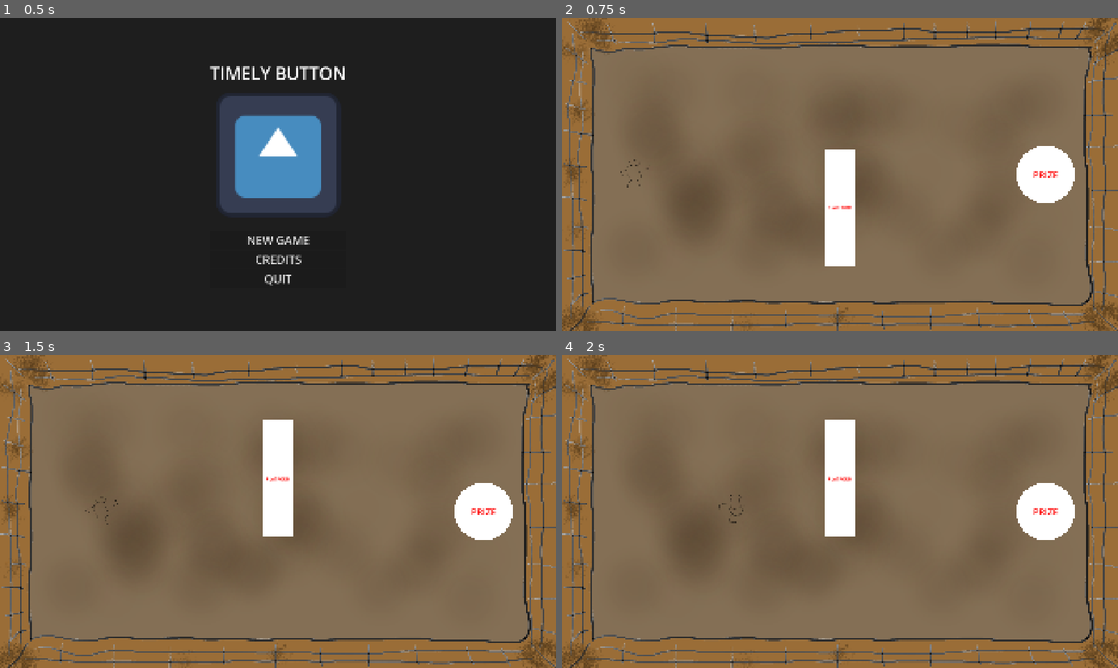
Above: before the commit, frames 1-4 (two rows, left to right).
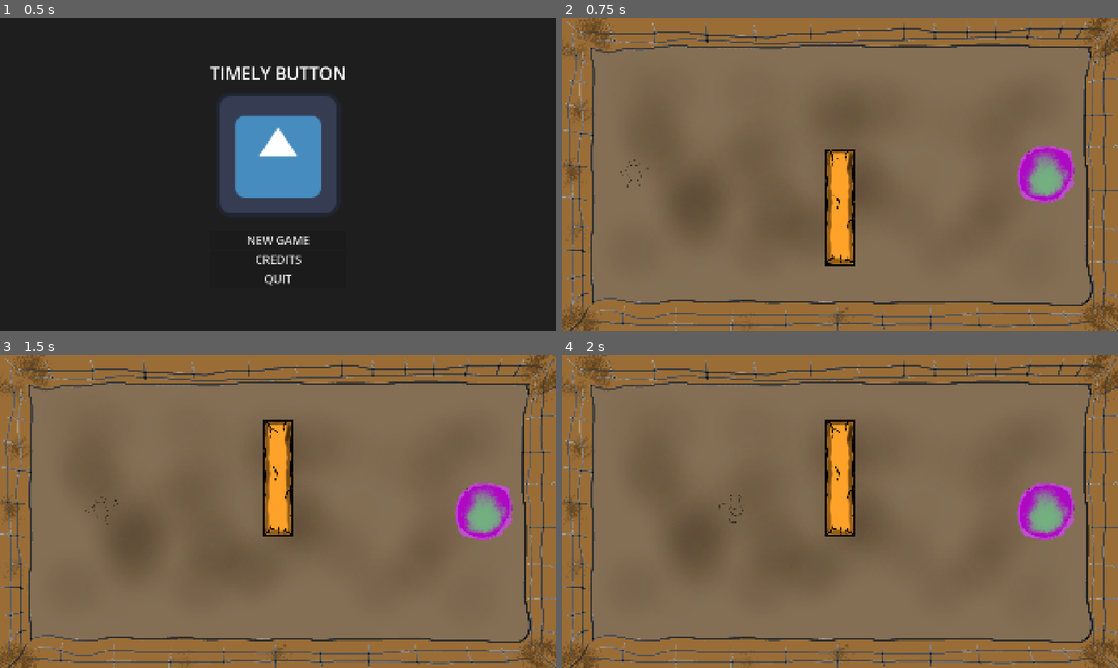
Above: after the commit, the same moments.

Repository: LucaFhorus/timely-cube-reloaded
Game: Godot game, scene res://scenes/menu.tscn
Same seed, same stepped clock (60 frames per second), same inputs: the game is played once before the commit and once after it. The engine's default icon, where the game draws it, is replaced by a stand-in: a white triangle on a blue panel in a dark square. Sound files missing from this copy of the repository are replaced by a short silence.
Inputs (mouse positions are in pixels of both pictures, inside the frame that each line leads up to):
- Up to frame 1 (0.5 s): no input
- Up to frame 2 (0.75 s): click "NEW GAME" at 0.5 s
- Up to frame 3 (1.5 s): move the mouse to (400, 495) at 1.27 s; hold D (MOVE_RIGHT) from 1.28 s (still down); hold E (STOP_TIME) from 1.28 s (still down)
- Up to frame 4 (2 s): keep holding D (MOVE_RIGHT); keep holding E (STOP_TIME)

Frame 1 is identical in both runs. In frame 2, 3.7% of the frame differs, in the area x 47-93%, y 40-80%; in frame 3, 3.7%; in frame 4, 3.7%.

Commit message:
digital painting update

Diff:
--- a/project.godot
+++ b/project.godot
@@ -36,6 +36,7 @@
 folder_colors={
 "res://art/": "green",
 "res://audio/": "yellow",
+"res://resources/": "orange",
 "res://scenes/": "red",
 "res://scripts/": "purple"
 }
--- /dev/null
+++ b/resources/project_theme.tres
@@ -0,0 +1,3 @@
+[gd_resource type="Theme" format=3 uid="uid://d1sc020r5owqr"]
+
+[resource]
--- a/scenes/platform.tscn
+++ b/scenes/platform.tscn
@@ -1,23 +1,18 @@
-[gd_scene load_steps=4 format=3 uid="uid://dlgitg3axnrek"]
+[gd_scene format=3 uid="uid://dlgitg3axnrek"]
 
 [ext_resource type="Script" uid="uid://b2qlm527dv2d6" path="res://scripts/platform.gd" id="1_ba0x2"]
-
-[sub_resource type="BoxMesh" id="BoxMesh_v4t87"]
-size = Vector3(100, 400, 1)
+[ext_resource type="Texture2D" uid="uid://lp2753foy1vm" path="res://art/platform_paint.png" id="2_nlgqw"]
 
 [sub_resource type="RectangleShape2D" id="RectangleShape2D_v4t87"]
 size = Vector2(100, 400)
 
-[node name="Platform" type="Area2D"]
+[node name="Platform" type="Area2D" unique_id=1420807471]
 script = ExtResource("1_ba0x2")
 
-[node name="MeshInstance2D" type="MeshInstance2D" parent="."]
-mesh = SubResource("BoxMesh_v4t87")
-
-[node name="CollisionShape2D" type="CollisionShape2D" parent="."]
+[node name="CollisionShape2D" type="CollisionShape2D" parent="." unique_id=1384297417]
 shape = SubResource("RectangleShape2D_v4t87")
 
-[node name="Label" type="Label" parent="."]
+[node name="Label" type="Label" parent="." unique_id=1497382764]
 anchors_preset = 8
 anchor_left = 0.5
 anchor_top = 0.5
@@ -34,3 +29,6 @@
 text = "PLATFORM"
 horizontal_alignment = 1
 vertical_alignment = 1
+
+[node name="Sprite2D" type="Sprite2D" parent="." unique_id=1724841248]
+texture = ExtResource("2_nlgqw")
--- a/scenes/prize.tscn
+++ b/scenes/prize.tscn
@@ -1,21 +1,32 @@
-[gd_scene load_steps=3 format=3 uid="uid://b61w1i0ygocav"]
+[gd_scene format=3 uid="uid://b61w1i0ygocav"]
+
+[ext_resource type="Texture2D" uid="uid://cdvfxsfhat12c" path="res://art/prize_paint.png" id="1_tcqfb"]
+[ext_resource type="Texture2D" uid="uid://b4tagnk4jyjrx" path="res://art/prize_paint_2.png" id="2_aqsxr"]
 
 [sub_resource type="CircleShape2D" id="CircleShape2D_xw4nr"]
 radius = 100.0
 
-[sub_resource type="SphereMesh" id="SphereMesh_xw4nr"]
-radius = 100.0
-height = 200.0
+[sub_resource type="SpriteFrames" id="SpriteFrames_8lf8u"]
+animations = [{
+"frames": [{
+"duration": 1.0,
+"texture": ExtResource("1_tcqfb")
+}, {
+"duration": 1.0,
+"texture": ExtResource("2_aqsxr")
+}],
+"loop": true,
+"name": &"default",
+"speed": 5.0
+}]
 
-[node name="Prize" type="Area2D"]
+[node name="Prize" type="Area2D" unique_id=322232997]
 
-[node name="CollisionShape2D" type="CollisionShape2D" parent="."]
+[node name="CollisionShape2D" type="CollisionShape2D" parent="." unique_id=1027338929]
 shape = SubResource("CircleShape2D_xw4nr")
 
-[node name="MeshInstance2D" type="MeshInstance2D" parent="."]
-mesh = SubResource("SphereMesh_xw4nr")
-
-[node name="Label" type="Label" parent="."]
+[node name="Label" type="Label" parent="." unique_id=401710105]
+visible = false
 anchors_preset = 8
 anchor_left = 0.5
 anchor_top = 0.5
@@ -30,3 +41,8 @@
 theme_override_colors/font_color = Color(1, 0, 0, 1)
 theme_override_font_sizes/font_size = 32
 text = "PRIZE"
+
+[node name="AnimatedSprite2D" type="AnimatedSprite2D" parent="." unique_id=202172913]
+sprite_frames = SubResource("SpriteFrames_8lf8u")
+autoplay = "default"
+frame_progress = 0.60870796
Binary file added: art/platform_paint.png
Not shown, added: art/platform_paint.png.import
Binary file added: art/prize_paint.png
Not shown, added: art/prize_paint.png.import
Binary file added: art/prize_paint_2.png
Not shown, added: art/prize_paint_2.png.import
Not shown, changed: export_presets.cfg
